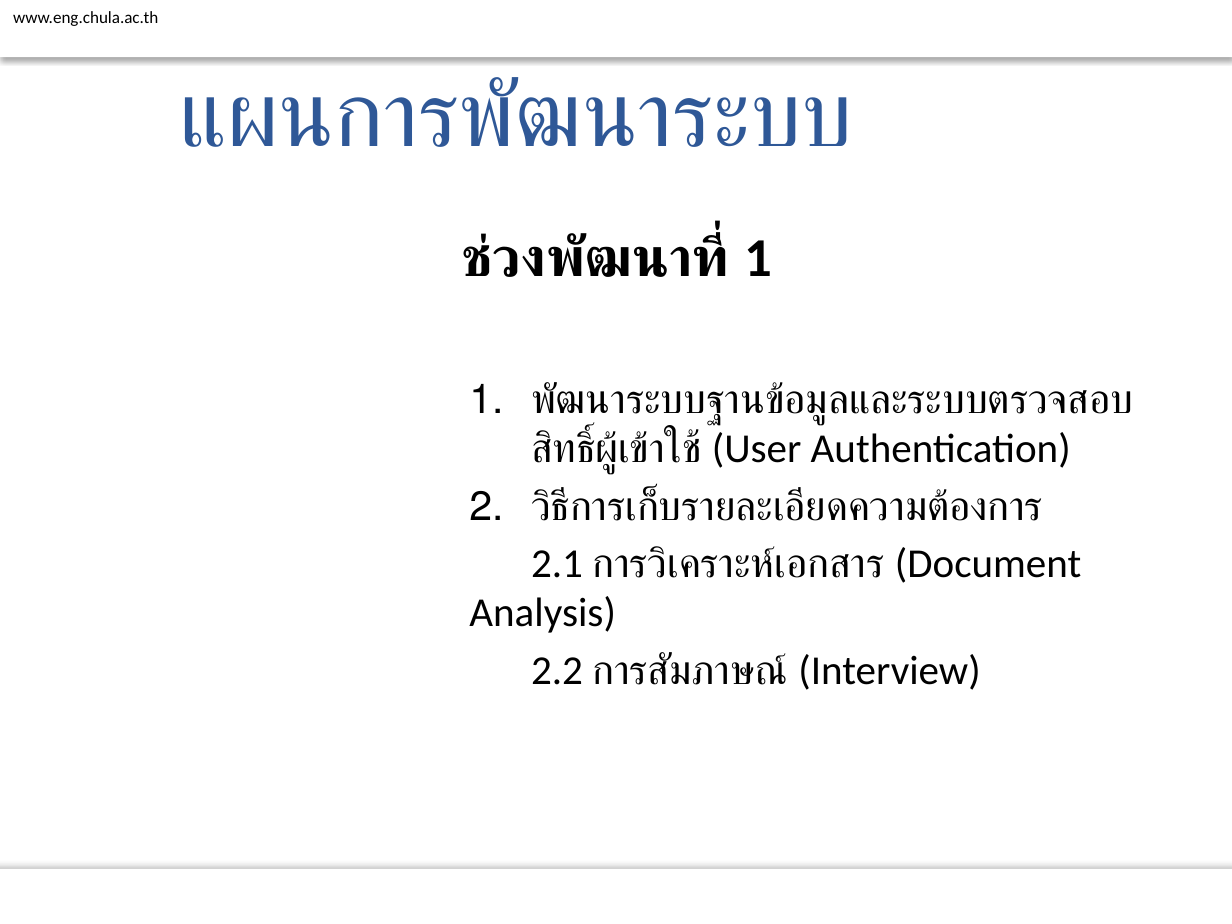
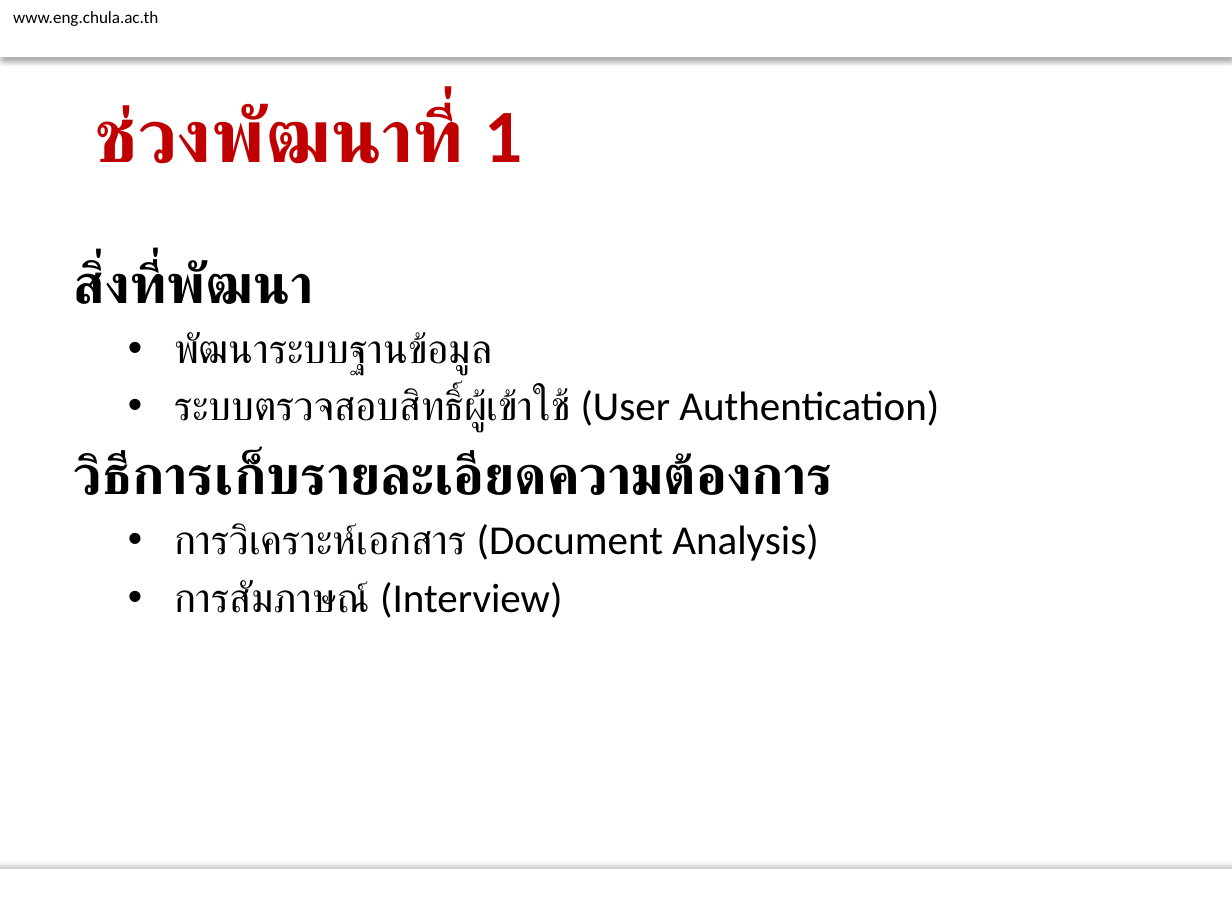
Before and after one commit to atadeesom/BubbleBeeDoc, a slide deck: slide 27 of Proposal/Final/Presentation R1.pptx (slide 21 before the commit). Drawn at 1232x924 pixels with LibreOffice and Linux fonts; fonts in the diff are those of the drawing; background and template pictures are left out. Boxes give left, top, right and bottom in pixels: in the first picture for what was removed or moved away, otherwise in the second. Text is boxed around its words. In the diff, an @@ line names an element or a change of style, - is before the commit and + after.

```diff
--- a/Proposal/Final/Presentation R1.pptx
+++ b/Proposal/Final/Presentation R1.pptx
@@ text removed at (179,77,853,147) @@
-แผนการพัฒนาระบบ
@@ title added at (95,104,523,164), 44 pt, text #C00000, bold @@
+ช่วงพัฒนาที่ 1
@@ text "สิ่งที่พัฒนา": place and size @@
-text "สิ่งที่พัฒนา" at (461,233,1133,690)
+text "สิ่งที่พัฒนา" at (74,260,939,618)
@@ text at (74,260,939,432): text changed @@
-ช่วงพัฒนาที่ 1
-  1. พัฒนาระบบฐานข้อมูลและระบบตรวจสอบสิทธิ์ผู้เข้าใช้ (User Authentication)
+สิ่งที่พัฒนา
+  • พัฒนาระบบฐานข้อมูล
+  • ระบบตรวจสอบสิทธิ์ผู้เข้าใช้ (User Authentication)
@@ text at (74,451,834,495): size 24 to 32 pt, bold on in "วิธีการเก็บรายละเอียดความต้องการ"; bullet 1. to none; list level 2 to 1 in "วิธีการเก็บรายละเอียดความต้องการ" @@
@@ text at (174,523,819,618): text changed @@
-  2.1 การวิเคราะห์เอกสาร (Document Analysis)
-  2.2 การสัมภาษณ์ (Interview)
+  • การวิเคราะห์เอกสาร (Document Analysis)
+  • การสัมภาษณ์ (Interview)
```
Also in this commit, not shown: 19 other slides changed, 12 slides added, 6 slides removed.
